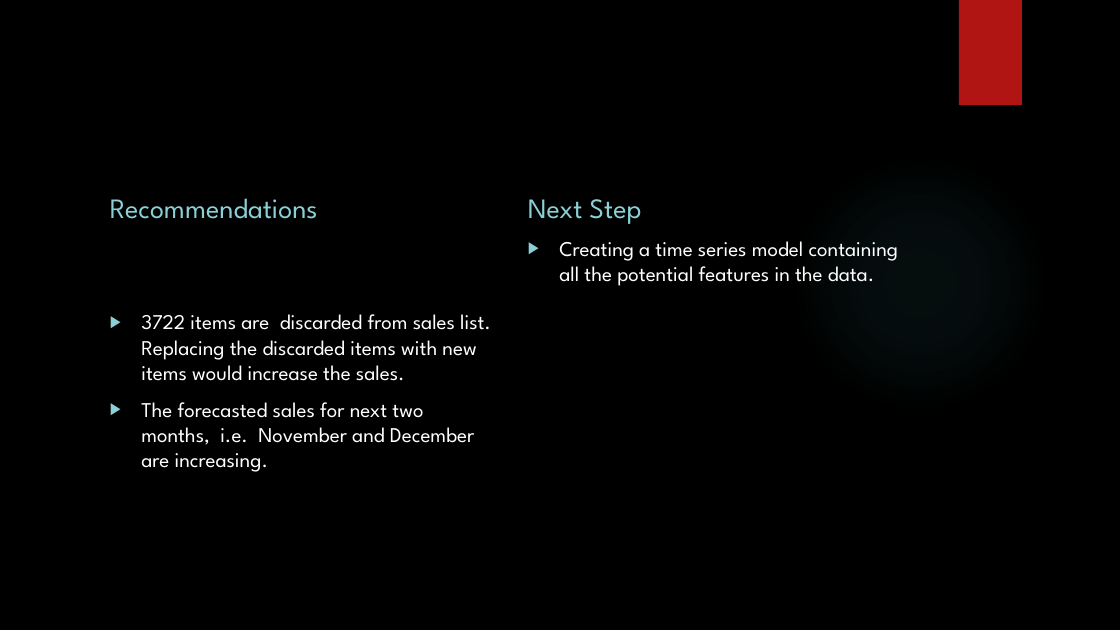
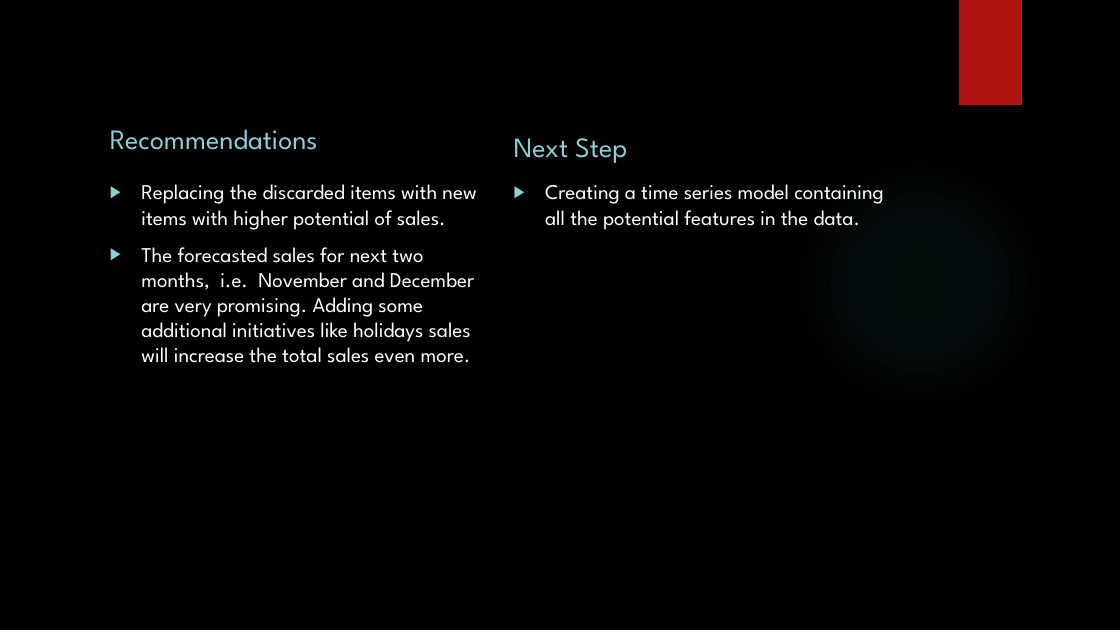
Before and after one commit to khwajajalal/Capstone4-Sales-Prediction, a slide deck: slide 8 of Sales Forecasting.pptx. Drawn at 1120x630 pixels with LibreOffice and Linux fonts; fonts in the diff are those of the drawing; background and template pictures are left out. Boxes give left, top, right and bottom in pixels: in the first picture for what was removed or moved away, otherwise in the second. Text is boxed around its words. In the diff, an @@ line names an element or a change of style, - is before the commit and + after.

```diff
--- a/Sales Forecasting.pptx
+++ b/Sales Forecasting.pptx
@@ text "Recommendations" moved from (x1=110, y1=198, x2=318, y2=219) to (x1=110, y1=129, x2=318, y2=150) @@
@@ text "Next Step" moved from (x1=528, y1=199, x2=641, y2=224) to (x1=514, y1=138, x2=627, y2=163) @@
@@ text "Creating a time series model ..." moved from (x1=559, y1=241, x2=899, y2=286) to (x1=545, y1=184, x2=884, y2=230) @@
@@ text at (x1=141, y1=184, x2=476, y2=363): text changed @@
-▶ 3722 items are discarded from sales list. Replacing the discarded items with new items would increase the sales.
-▶ The forecasted sales for next two months, i.e. November and December are increasing.
+▶ Replacing the discarded items with new items with higher potential of sales.
+▶ The forecasted sales for next two months, i.e. November and December are very promising. Adding some additional initiatives like holidays sales will increase the total sales even more.
```
Also in this commit, not shown: 5 other slides changed, 1 slide added, 1 slide removed, 1 other file.
